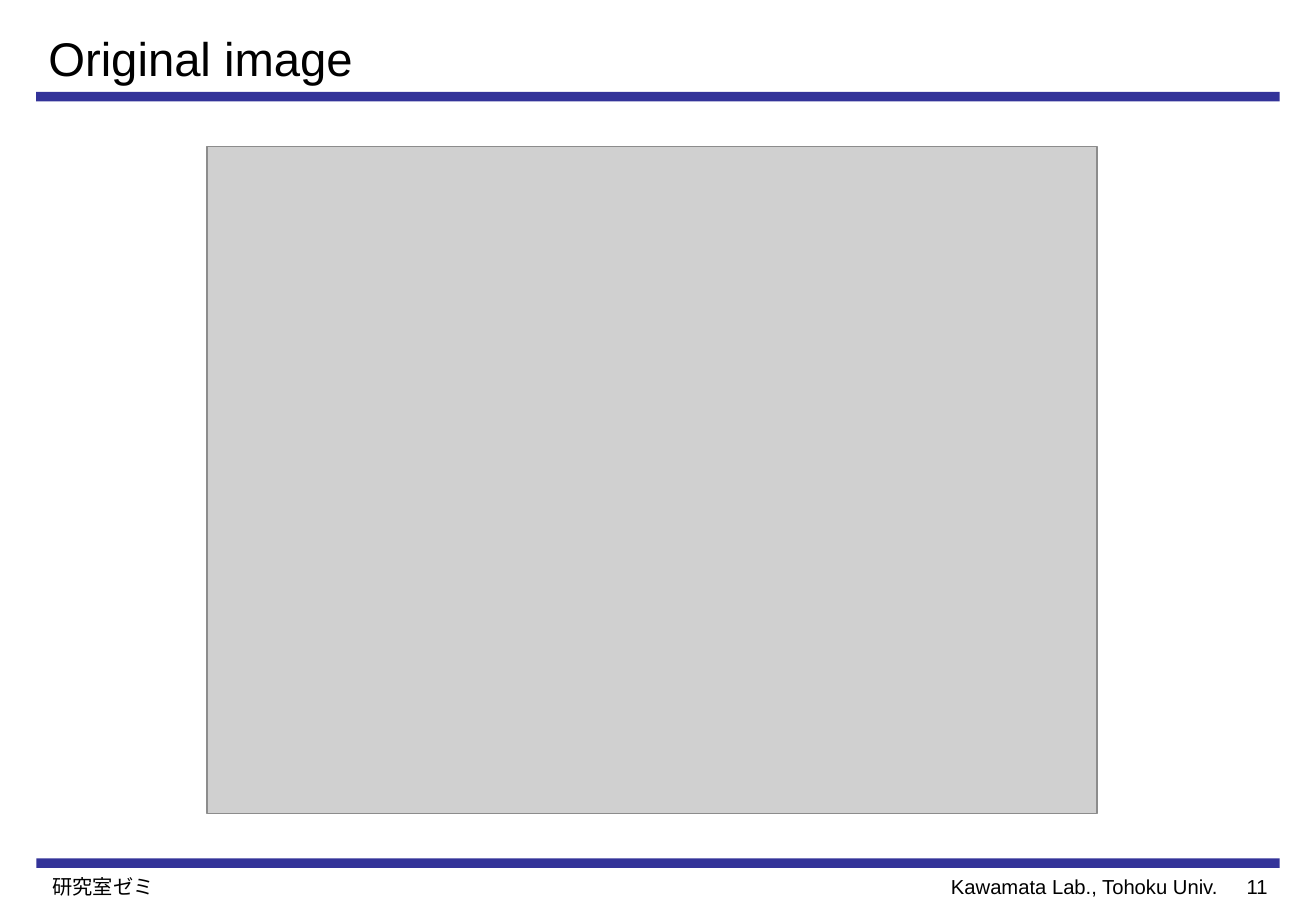
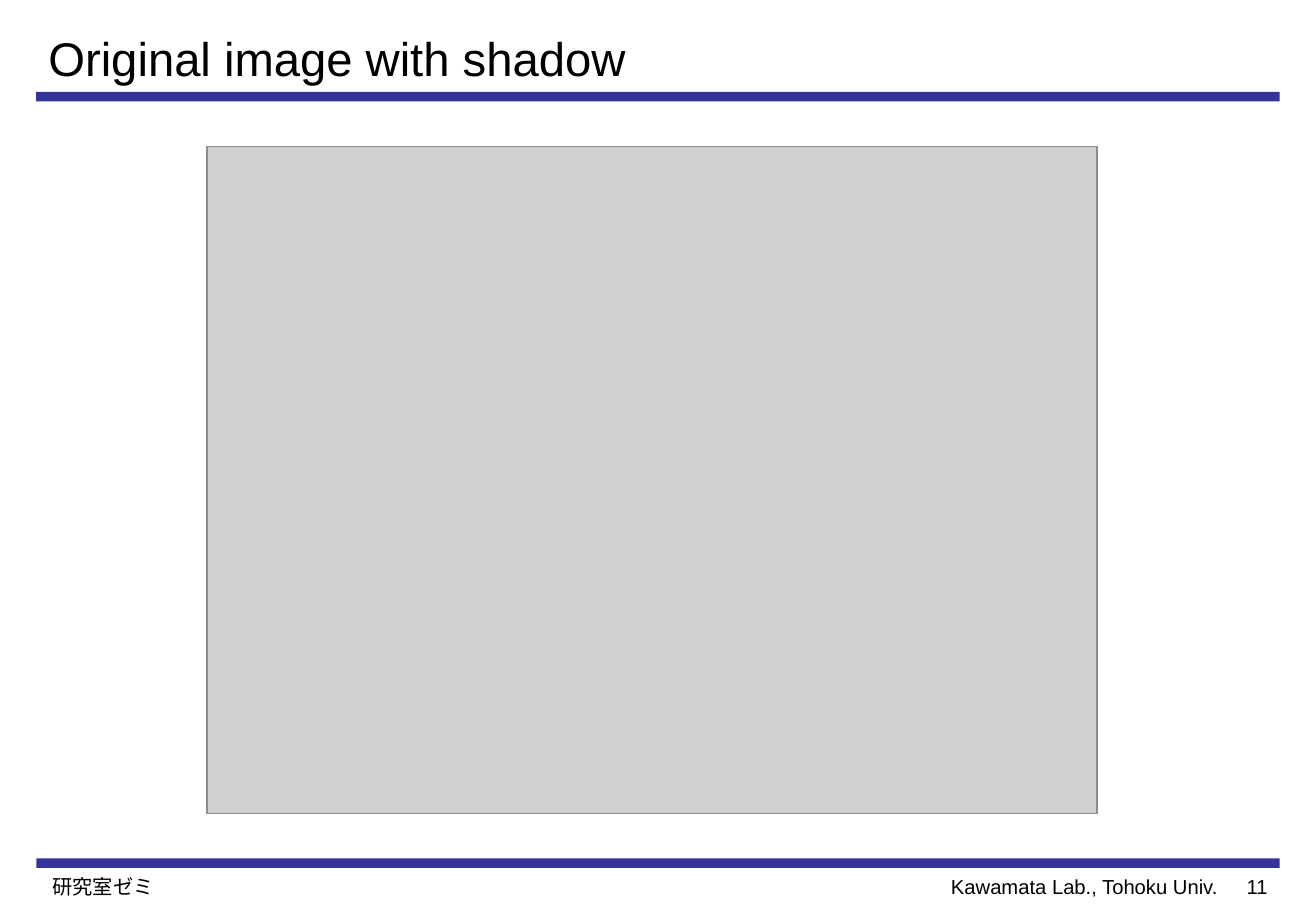
Before and after one commit to Perttu-/Handwriting-recognition, a slide deck: slide 12 of reports & presentations/Preprocessing and Feature Extraction for.pptx. Drawn at 1316x911 pixels with LibreOffice and Linux fonts; fonts in the diff are those of the drawing; grey boxes stand for pictures. Boxes give left, top, right and bottom in pixels: in the first picture for what was removed or moved away, otherwise in the second. Text is boxed around its words. In the diff, an @@ line names an element or a change of style, - is before the commit and + after.

```diff
--- a/reports & presentations/Preprocessing and Feature Extraction for.pptx
+++ b/reports & presentations/Preprocessing and Feature Extraction for.pptx
@@ title at box(48, 41, 626, 86): text changed @@
-Original image
+Original image with shadow
```
Also in this commit, not shown: 7 other slides changed, 7 slides removed, 56 other files.
